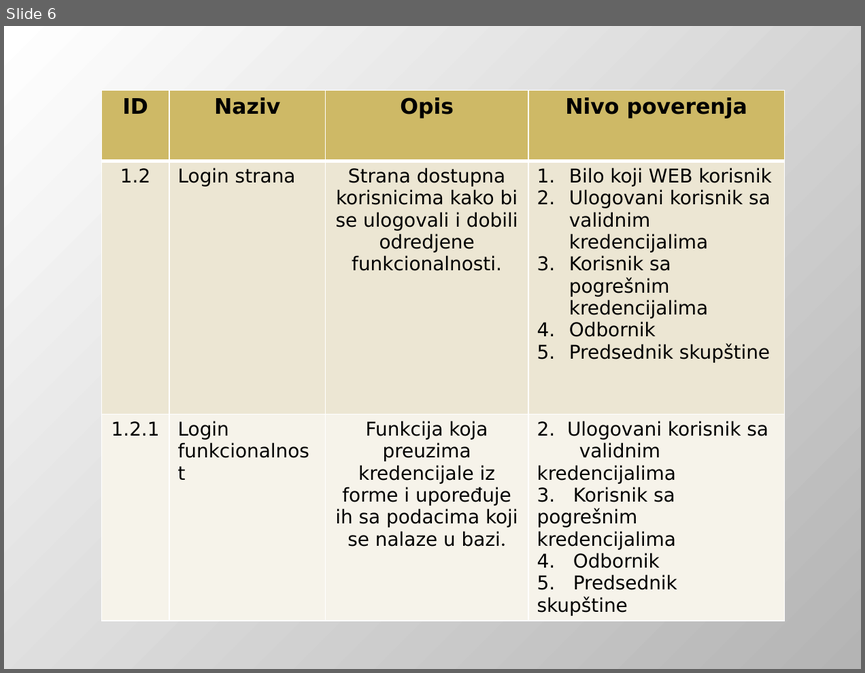
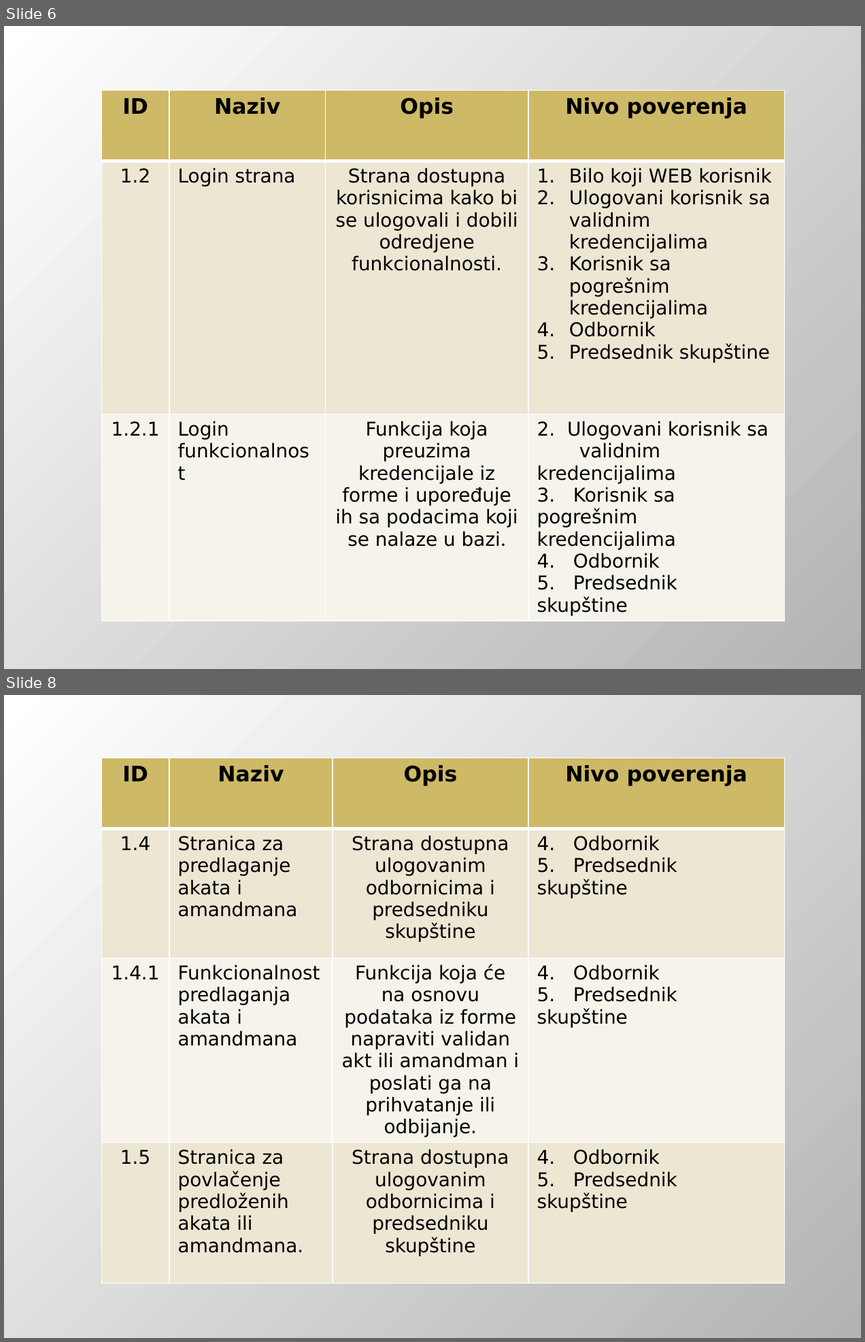
Before and after one commit to DejanUrosevic/XML-Projekat, a slide deck: Model Pretnji.pptx. Shown one above the other, each under a label of ours: slide 6 before the commit, slides 6 and 8 after it; the slides between them are not shown. The pictures are 865x673 and 865x1342 pixels, drawn with LibreOffice and Linux fonts; fonts in the diff are those of the drawing. Boxes give left, top, right and bottom in pixels: in the first picture for what was removed or moved away, otherwise in the second. Text is boxed around its words. In the diff, an @@ line names an element or a change of style, - is before the commit and + after.

```diff
--- a/Model Pretnji.pptx
+++ b/Model Pretnji.pptx
@@ slide 8 added at (4, 695, 861, 1338), background gradient #FFFFFF to #B4B4B4 @@
@@ table added at (102, 758, 785, 1295), 4 rows, 4 columns @@
+ID | Naziv | Opis | Nivo poverenja
+1.4 | Stranica za predlaganje akata i amandmana | Strana dostupna ulogovanim odbornicima i predsedniku skupštine | 4. Odbornik / 5. Predsednik skupštine
+1.4.1 | Funkcionalnost predlaganja akata i amandmana | Funkcija koja će na osnovu podataka iz forme napraviti validan akt ili amandman i poslati ga na prihvatanje ili odbijanje. | 4. Odbornik / 5. Predsednik skupštine
+1.5 | Stranica za povlačenje predloženih akata ili amandmana. | Strana dostupna ulogovanim odbornicima i predsedniku skupštine | 4. Odbornik / 5. Predsednik skupštine
```
Also in this commit, not shown: 9 slides changed, 8 other slides added, 2 slides removed, 6 other files.
